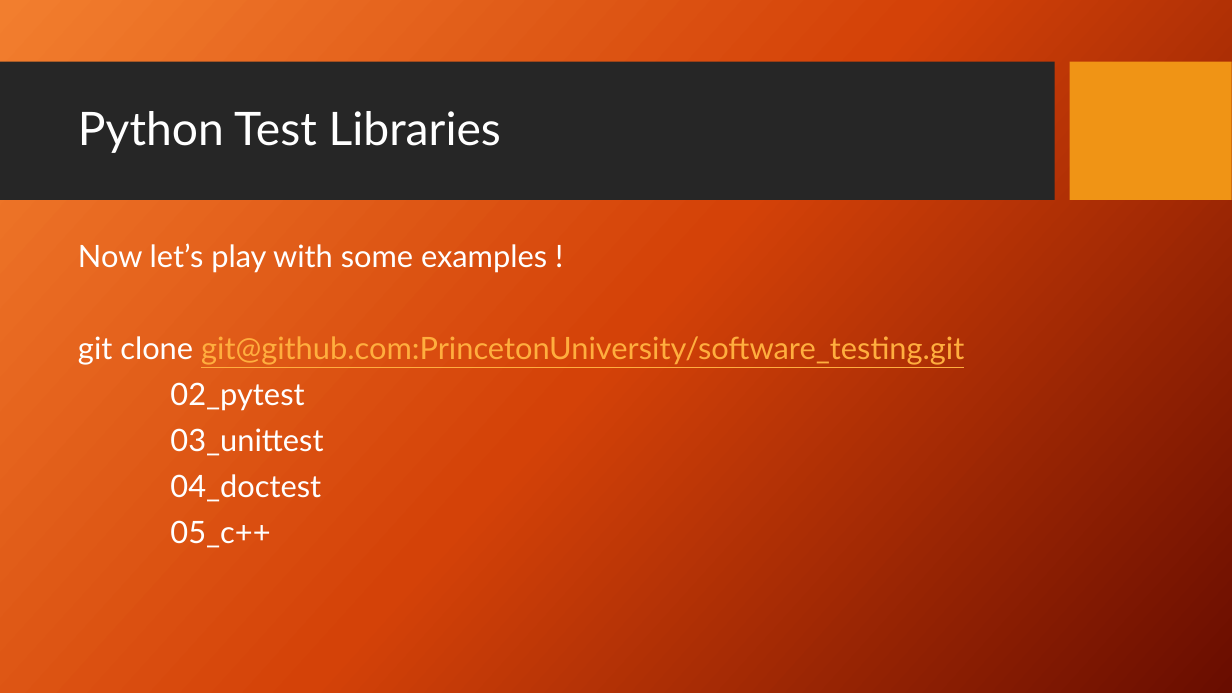
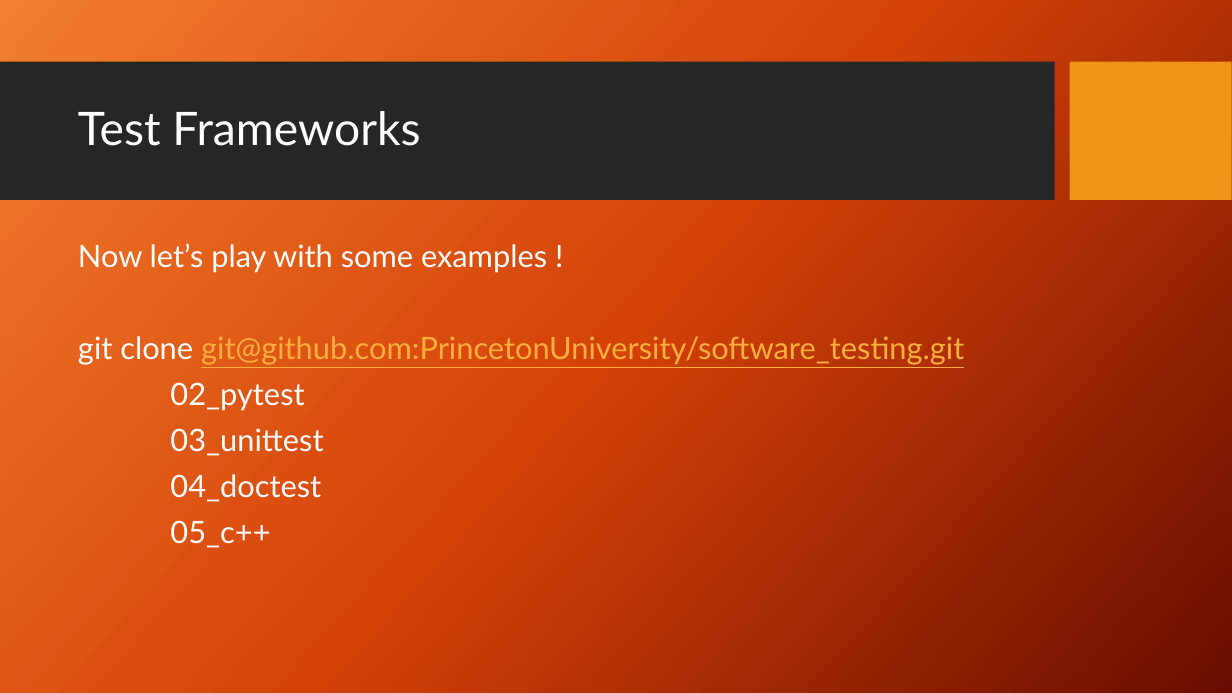
Before and after one commit to PrincetonUniversity/software_testing, a slide deck: slide 7 of UnitTestingSlides.pptx. Drawn at 1232x693 pixels with LibreOffice and Linux fonts; fonts in the diff are those of the drawing; background and template pictures are left out. Boxes give left, top, right and bottom in pixels: in the first picture for what was removed or moved away, otherwise in the second. Text is boxed around its words. In the diff, an @@ line names an element or a change of style, - is before the commit and + after.

```diff
--- a/UnitTestingSlides.pptx
+++ b/UnitTestingSlides.pptx
@@ title at (x1=78, y1=111, x2=420, y2=146): text changed @@
-Python Test Libraries
+Test Frameworks
```
Also in this commit, not shown: 1 other slide changed, 3 other files.
